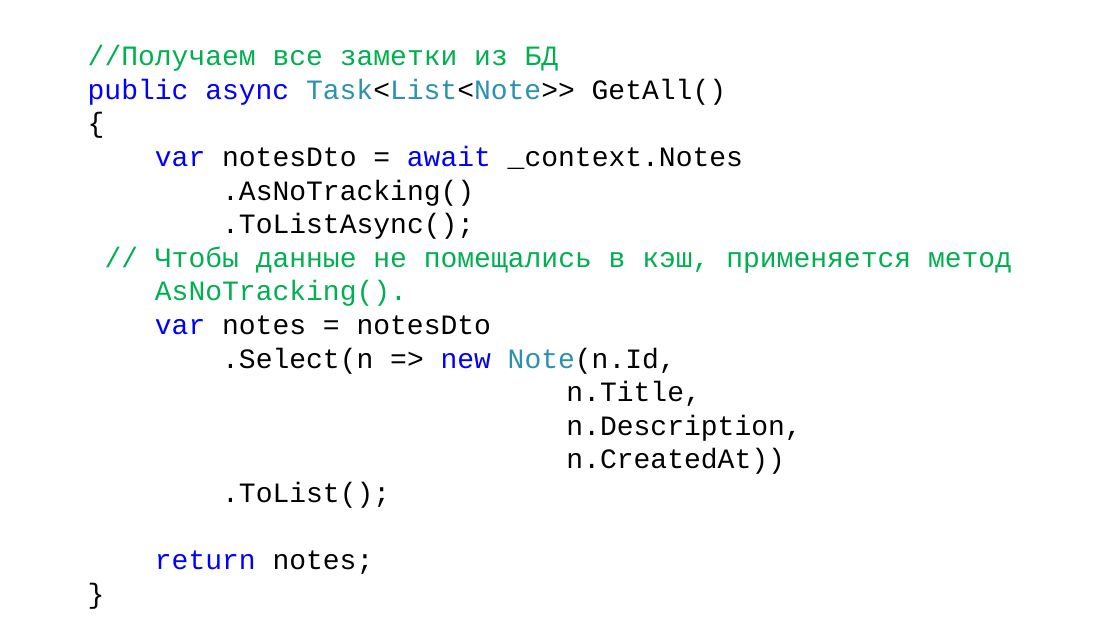
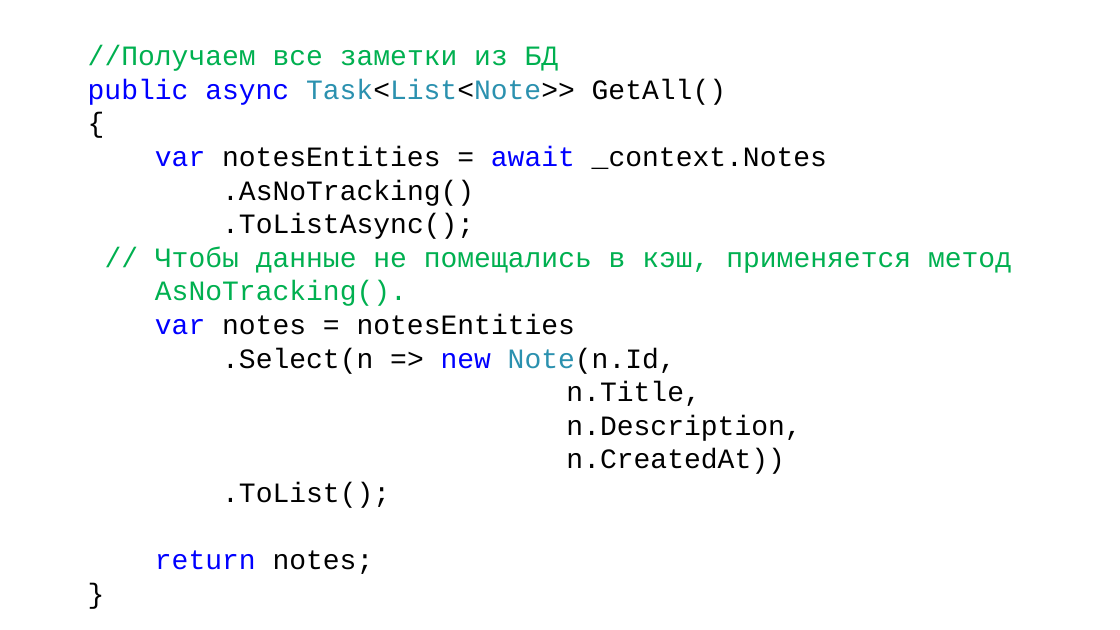
Before and after one commit to DaniilKlyukin/OOP-4, a slide deck: slide 33 of Лекции/ООП 1 лек 6.pptx (slide 29 before the commit). Drawn at 1120x630 pixels with LibreOffice and Linux fonts; fonts in the diff are those of the drawing. Boxes give left, top, right and bottom in pixels: in the first picture for what was removed or moved away, otherwise in the second. Text is boxed around its words. In the diff, an @@ line names an element or a change of style, - is before the commit and + after.

```diff
--- a/Лекции/ООП 1 лек 6.pptx
+++ b/Лекции/ООП 1 лек 6.pptx
@@ text at box(155, 146, 827, 169): text changed @@
-var notesDto = await _context.Notes
+var notesEntities = await _context.Notes
@@ text at box(155, 314, 575, 335): text changed @@
-var notes = notesDto
+var notes = notesEntities
```
Also in this commit, not shown: 8 other slides changed, 5 slides added, 1 slide removed.
